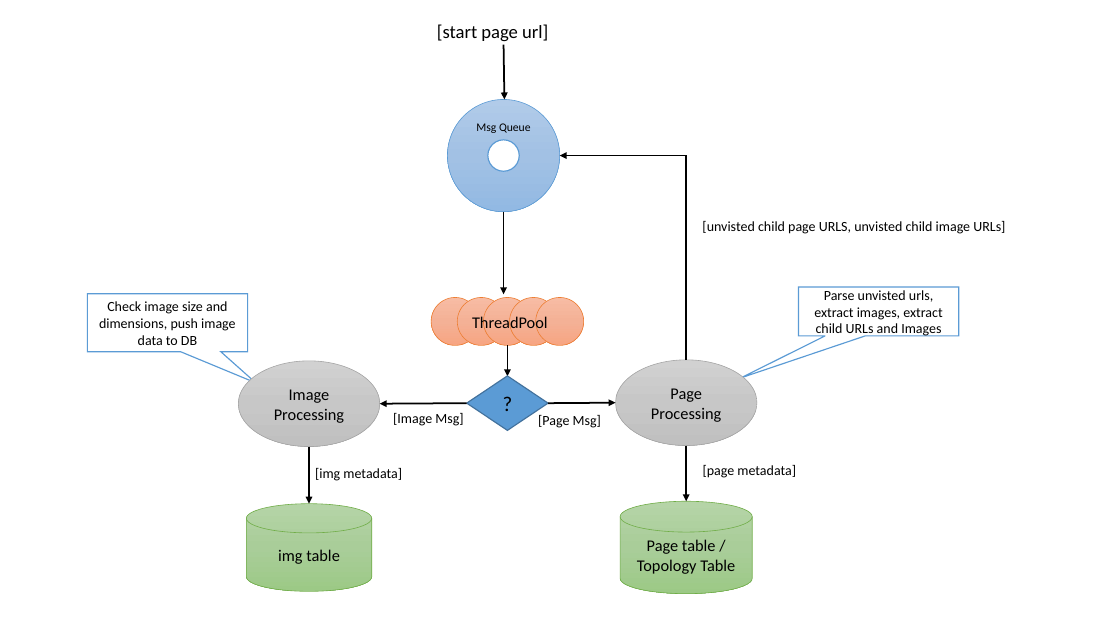
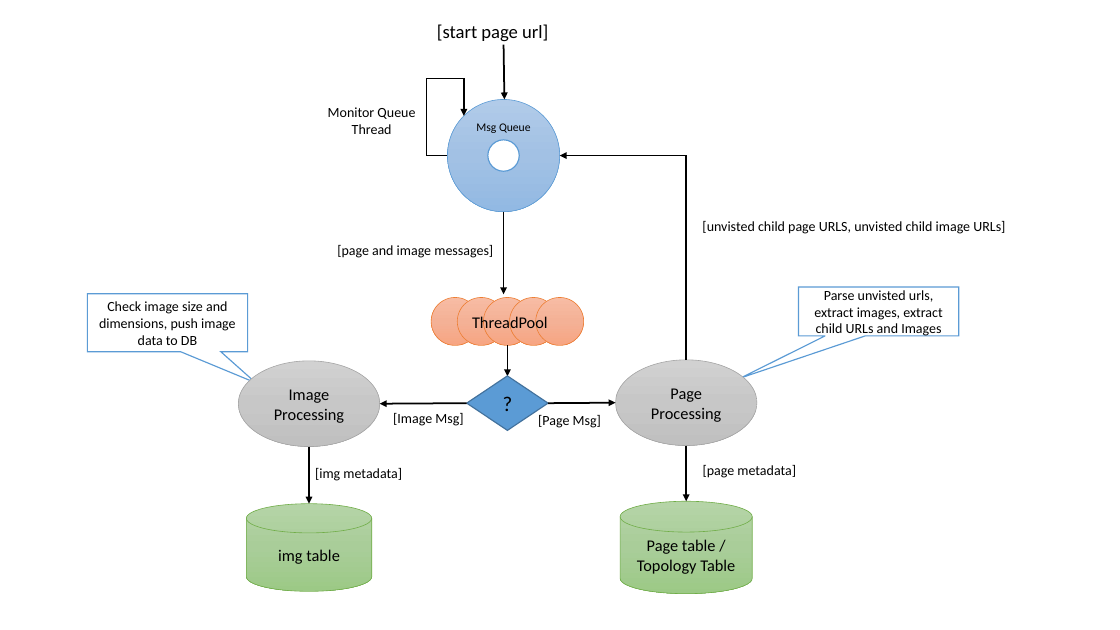
Before and after one commit to datim/squid, a slide deck: slide 3 of docs/design/design.pptx. Drawn at 1120x630 pixels with LibreOffice and Linux fonts; fonts in the diff are those of the drawing. Boxes give left, top, right and bottom in pixels: in the first picture for what was removed or moved away, otherwise in the second. Text is boxed around its words. In the diff, an @@ line names an element or a change of style, - is before the commit and + after.

```diff
--- a/docs/design/design.pptx
+++ b/docs/design/design.pptx
@@ elbow arrow added from (448, 155) to (464, 116), #000000 1.5 pt @@
@@ text added at (328,107,415,134), 12 pt, text #000000 @@
+Monitor Queue
+Thread
@@ text added at (337,245,493,258), 12 pt, text #000000 @@
+[page and image messages]
```
Also in this commit, not shown: 2 other slides changed, 1 slide added, 7 other files.
